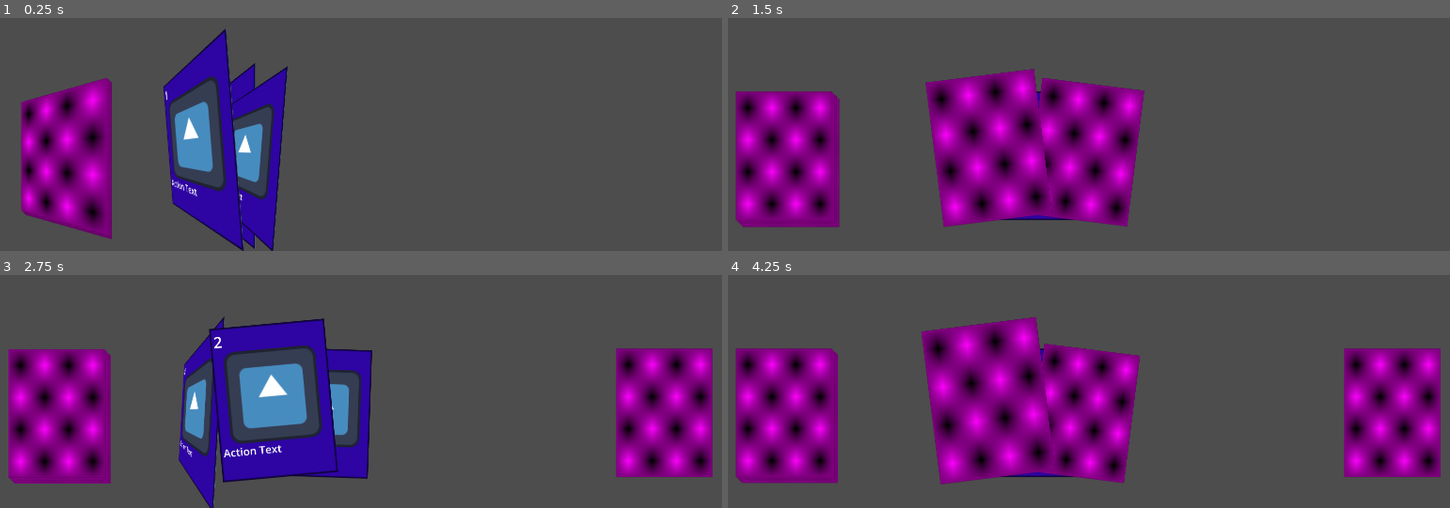
Above: before the commit, frames 1-4 (two rows, left to right).
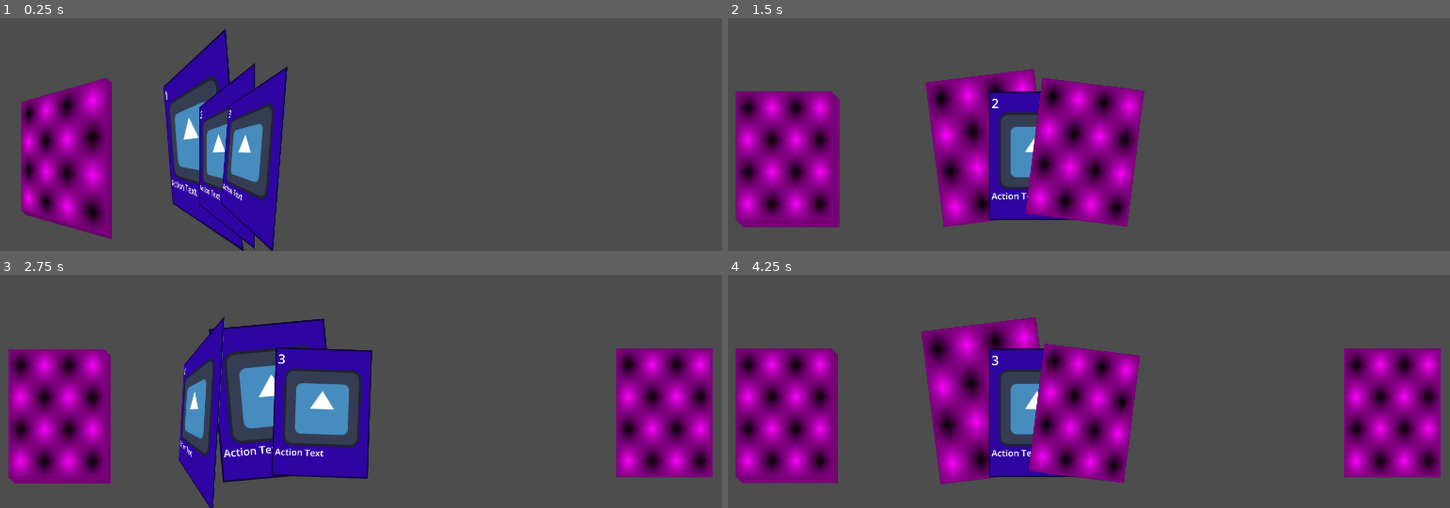
Above: after the commit, the same moments.

Repository: MamaDespik/GGJ-1
Game: Godot game, scene res://Cards/CardsContainer.tscn
Same seed, same stepped clock (60 frames per second), same inputs: the game is played once before the commit and once after it. The engine's default icon, where the game draws it, is replaced by a stand-in: a white triangle on a blue panel in a dark square.
Inputs (mouse positions are in pixels of both pictures, inside the frame that each line leads up to):
- Up to frame 1 (0.25 s): no input
- Up to frame 2 (1.5 s): tap Enter (ui_accept) at 0.5, 0.77 s; move the mouse to (1255, 18) at 0.52 s; hold D (move_right) 0.53-1.28 s; hold Mouse wheel up (change_highlight_left) 0.53-1.28 s; move the mouse to (937, 59) at 1.27 s; hold S (move_down) from 1.28 s (still down); tap Mouse wheel down (change_highlight_right) at 1.35 s
- Up to frame 3 (2.75 s): tap Enter (ui_accept) at 1.52 s; move the mouse to (outside the picture) at 2.02 s; release S (move_down) at 2.03 s; press the mouse at (outside the picture) at 2.03 s; hold D (move_right) from 2.03 s (still down)
- Up to frame 4 (4.25 s): move the mouse to (1052, 382) at 2.77 s; release D (move_right) at 2.78 s; release the mouse at (1052, 382) at 2.78 s; hold W (move_up) 2.78-3.53 s; tap Mouse wheel up (change_highlight_left) at 2.85 s; tap Enter (ui_accept) at 3.02, 3.77 s; move the mouse to (1312, 358) at 3.52 s; hold A (move_left) from 3.53 s (still down); hold Mouse wheel down (change_highlight_right) from 3.53 s (still down)

The runs differ from the first frame. In frame 1, 1.7% of the frame differs, in the area x 27-34%, y 28-96%; in frame 2, 4.0%; in frame 3, 3.3%; in frame 4, 4.2%, in the area x 36-46%, y 31-87%.

Commit message:
Reverting z-index

Diff:
--- a/godovelopment-game-jam-1/Cards/card.gd
+++ b/godovelopment-game-jam-1/Cards/card.gd
@@ -52,14 +52,14 @@
 
 func highlight():
 	is_highlighted = true
-	z_index = 99
+	#z_index = 99
 	var tween:Tween = create_tween()
 	tween.tween_property(self, "scale", Vector2(1.2,1.2), .2)
 	return
 
 func dehighlight():
 	is_highlighted = false
-	z_index = 0
+	#z_index = 0
 	var tween:Tween = create_tween()
 	tween.tween_property(self, "scale", Vector2(1,1), .2)
 	return
